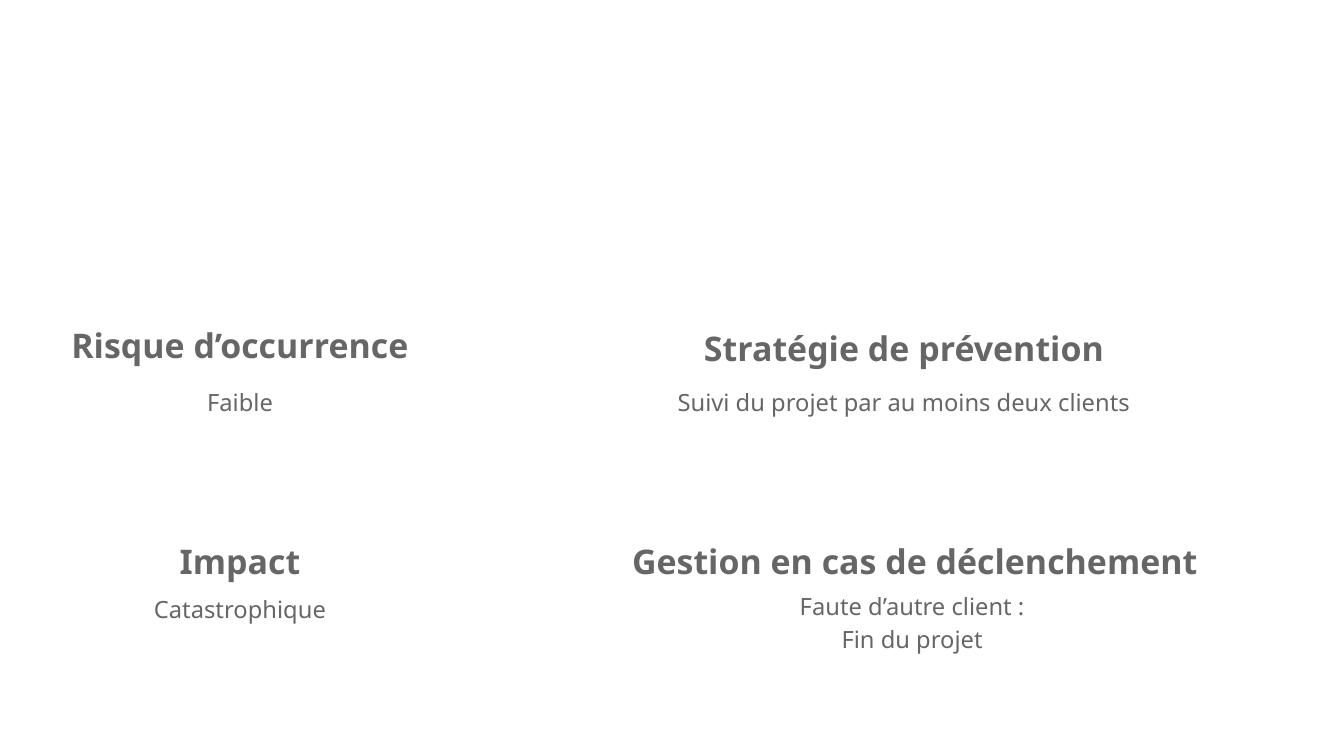
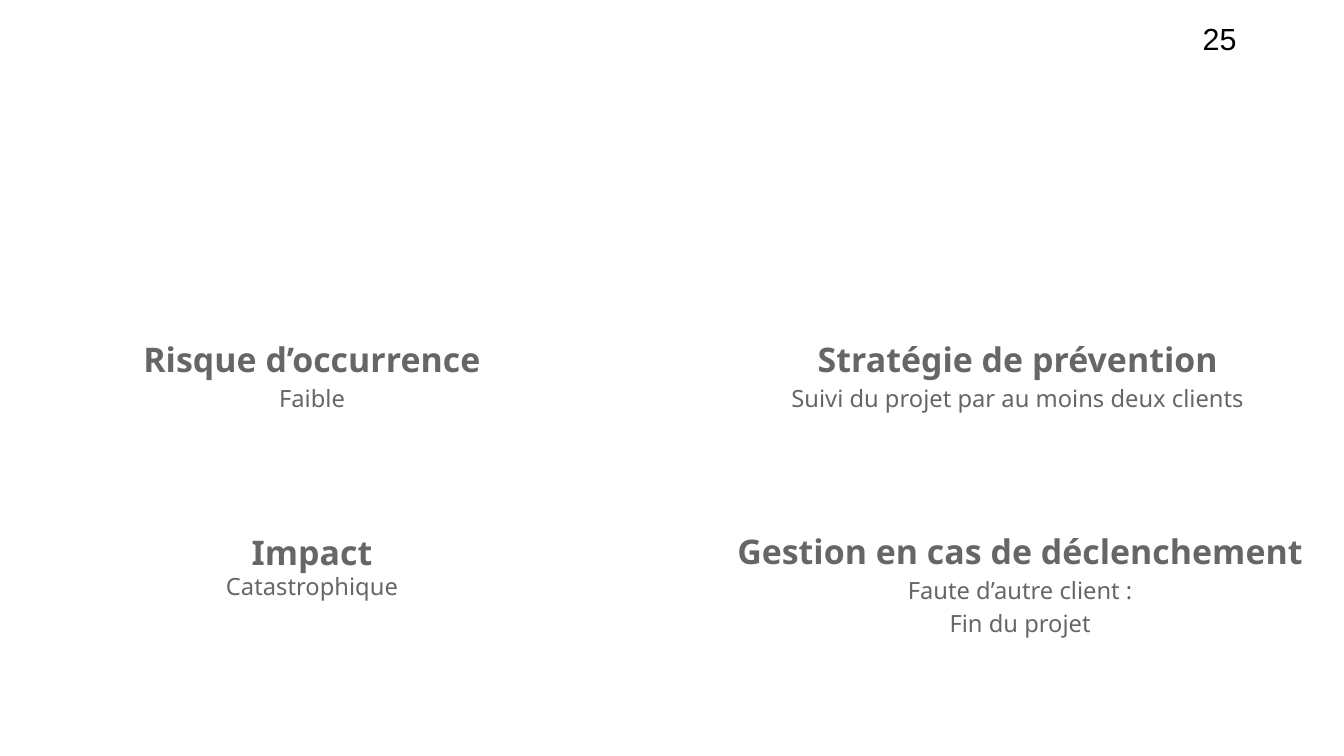
Before and after one commit to Szyckaa/UE-PROJET-DOCS-GESTION, a slide deck: slide 25 of Initialisation/Support de réunion de lancement.odp. Drawn at 1344x756 pixels with LibreOffice and Linux fonts; fonts in the diff are those of the drawing; background and template pictures are left out. Boxes give left, top, right and bottom in pixels: in the first picture for what was removed or moved away, otherwise in the second. Text is boxed around its words. In the diff, an @@ line names an element or a change of style, - is before the commit and + after.

```diff
--- a/Initialisation/Support de réunion de lancement.odp
+++ b/Initialisation/Support de réunion de lancement.odp
@@ page number added at [1203,28,1237,51], 18 pt, text #000000 @@
+25
@@ text "Risque d’occurrence": place and size @@
-text "Risque d’occurrence" at [71,332,409,366]
+text "Risque d’occurrence" at [143,346,481,407]
@@ text removed at [704,335,1104,369] @@
-Stratégie de prévention
@@ text "Stratégie de prévention": place and size @@
-text "Stratégie de prévention" at [678,393,1130,417]
+text "Stratégie de prévention" at [791,346,1244,413]
@@ text at [818,346,1218,380]: paragraph added @@
+Stratégie de prévention
@@ text at [279,389,345,407]: paragraph added @@
+Faible
@@ text removed at [207,393,273,411] @@
-Faible
@@ text "Impact": place and size @@
-text "Impact" at [180,550,301,582]
+text "Impact" at [226,541,398,601]
@@ text "Gestion en cas de déclenchement": place and size @@
-text "Gestion en cas de déclenchement" at [800,597,1012,654]
+text "Gestion en cas de déclenchement" at [737,538,1303,638]
@@ text at [737,538,1303,565]: paragraph added @@
+Gestion en cas de déclenchement
@@ text removed at [632,548,1198,575] @@
-Gestion en cas de déclenchement
@@ text at [226,577,398,601]: paragraph added @@
+Catastrophique
@@ text removed at [154,600,326,624] @@
-Catastrophique
```
Also in this commit, not shown: 31 other slides changed, 1 slide added, 13 slides removed, 4 other files.
